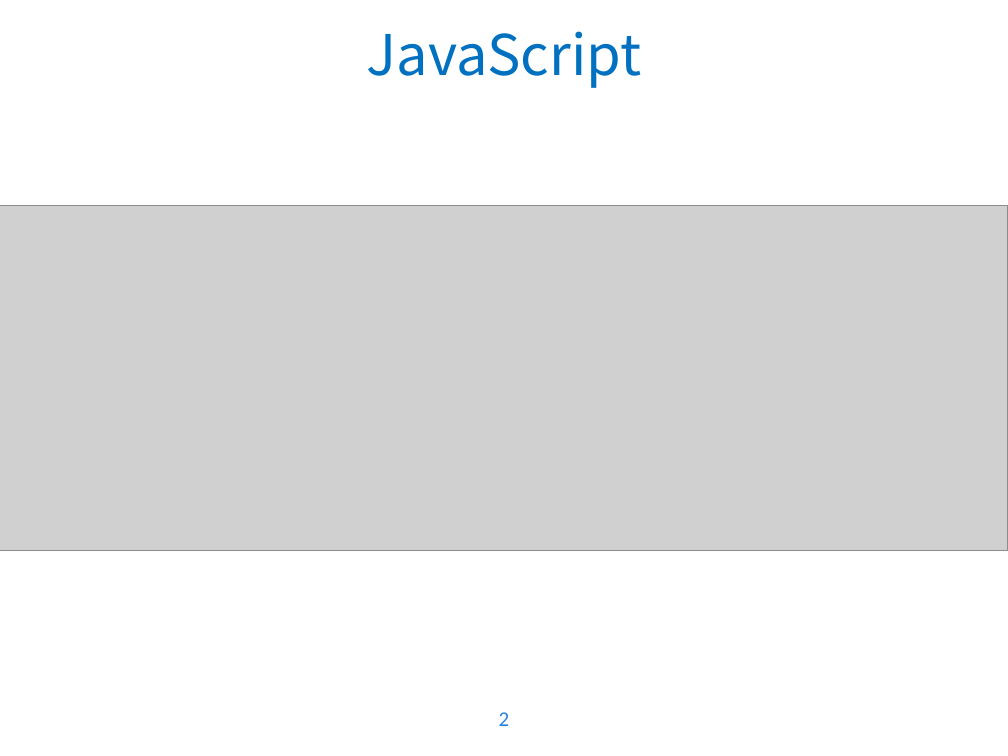
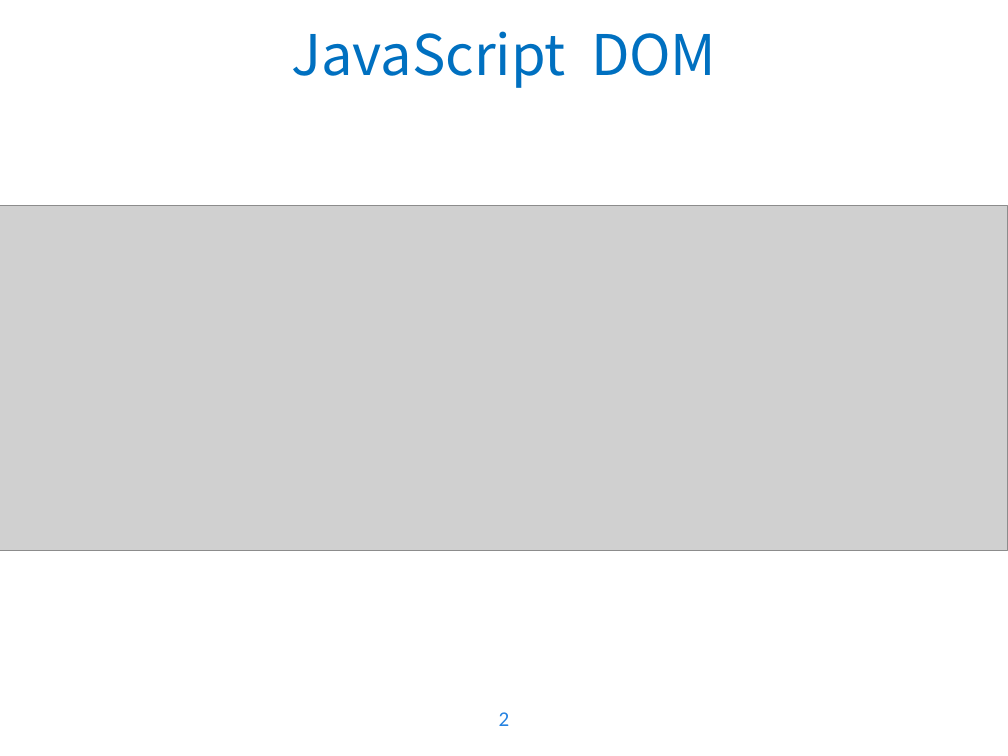
Before and after one commit to WaRTanKE7/WebClubData, a slide deck: slide 2 of 教學簡報/JavaScript - 2.pptx. Drawn at 1008x756 pixels with LibreOffice and Linux fonts; fonts in the diff are those of the drawing; grey boxes stand for pictures; background and template pictures are left out. Boxes give left, top, right and bottom in pixels: in the first picture for what was removed or moved away, otherwise in the second. Text is boxed around its words. In the diff, an @@ line names an element or a change of style, - is before the commit and + after.

```diff
--- a/教學簡報/JavaScript - 2.pptx
+++ b/教學簡報/JavaScript - 2.pptx
@@ title at (291, 31, 716, 88): text changed @@
-JavaScript
+JavaScript DOM
```
Also in this commit, not shown: 5 other slides changed, 2 slides added, 1 other file.
